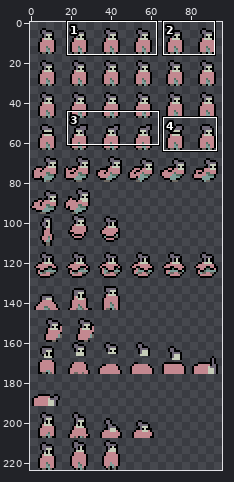
File history of a sprite sheet, Assets/Art/Characters/Character_Speeder_Sheet.png. Above: a wide view before the commit, with the close-up outlined.
Close-up. Earlier state:
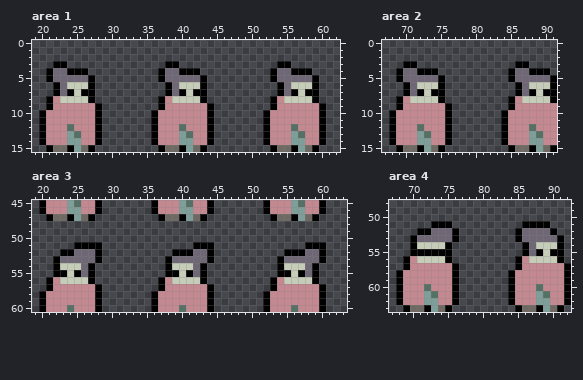
The file is 96x224 pixels. Shown: area 1: x 19..62, y 0..15; area 2: x 67..91, y 0..15; area 3: x 19..63, y 45..60; area 4: x 67..92, y 48..63. The commit also changed other parts of the picture, which this record leaves out.
Now the later version:
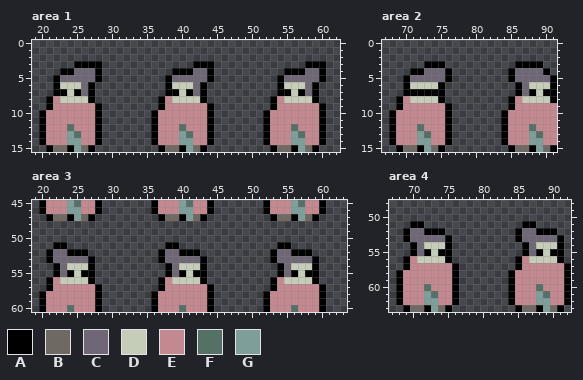
Palette (. is transparent): A #000000  B #6e6962  C #6f6776  D #c5ccb8  E #c38890  F #557064  G #7e9e99
Edits made:
--- area 1
@@ x 19..62 @@
  2 ............................................
- 3 ...AA..............AA..............AA.......
- 4 ..ACCAAA..........ACCAAA..........ACCAAA....
- 5 ..ACCCCCA.........ACCCCCA.........ACCCCCA...
- 6 ...ACDDDA..........ACDDDA..........ACDDDA...
- 7 ...ACADAA..........ACADAA..........ACADAA...
+ 3 ......AAAA.............AAA.............AAA..
+ 4 ....AACCCA..........AAACCA..........AAACCA..
+ 5 ...ACCCCCA.........ACCCCCA.........ACCCCCA..
+ 6 ...ADDDCA..........ADDDCA..........ADDDCA...
+ 7 ...AADACA..........AADACA..........AADACA...
  8 ..AEDDDDA.........AEDDDDA.........AEDDDDA...
--- area 2
@@ x 67..91 @@
  2 .........................
- 3 ...AA..............AA....
- 4 ..ACCAAA..........ACCAAA.
- 5 ..ACCCCCA.........ACCCCCA
- 6 ...ACDDDA..........ACDDDA
- 7 ...ACADAA..........ACADAA
+ 3 ......AAA..........AAAA..
+ 4 ....AACCCA........ACCCCA.
+ 5 ...ACCCCCA........ACCCCCA
+ 6 ...ADDDDA..........ACDDDA
+ 7 ...AAAAAA..........ACADAA
  8 ..AEDDDDA.........AEDDDDA
--- area 3
@@ x 19..63 @@
 50 .............................................
-51 ......AAAA.............AAA.............AAA...
-52 ....AACCCA..........AAACCA..........AAACCA...
-53 ...ACCCCCA.........ACCCCCA.........ACCCCCA...
-54 ...ADDDCA..........ADDDCA..........ADDDCA....
-55 ...AADACA..........AADACA..........AADACA....
+51 ...AA..............AA..............AA........
+52 ..ACCAAA..........ACCAAA..........ACCAAA.....
+53 ..ACCCCCA.........ACCCCCA.........ACCCCCA....
+54 ...ACDDDA..........ACDDDA..........ACDDDA....
+55 ...ACADAA..........ACADAA..........ACADAA....
 56 ..AEDDDDA.........AEDDDDA.........AEDDDDA....
--- area 4
@@ x 67..92 @@
 50 ..........................
-51 ......AAA..........AAAA...
-52 ....AACCCA........ACCCCA..
-53 ...ACCCCCA........ACCCCCA.
-54 ...ADDDDA..........ACDDDA.
-55 ...AAAAAA..........ACADAA.
+51 ...AA..............AA.....
+52 ..ACCAAA..........ACCAAA..
+53 ..ACCCCCA.........ACCCCCA.
+54 ...ACDDDA..........ACDDDA.
+55 ...ACADAA..........ACADAA.
 56 ..AEDDDDA.........AEDDDDA.
